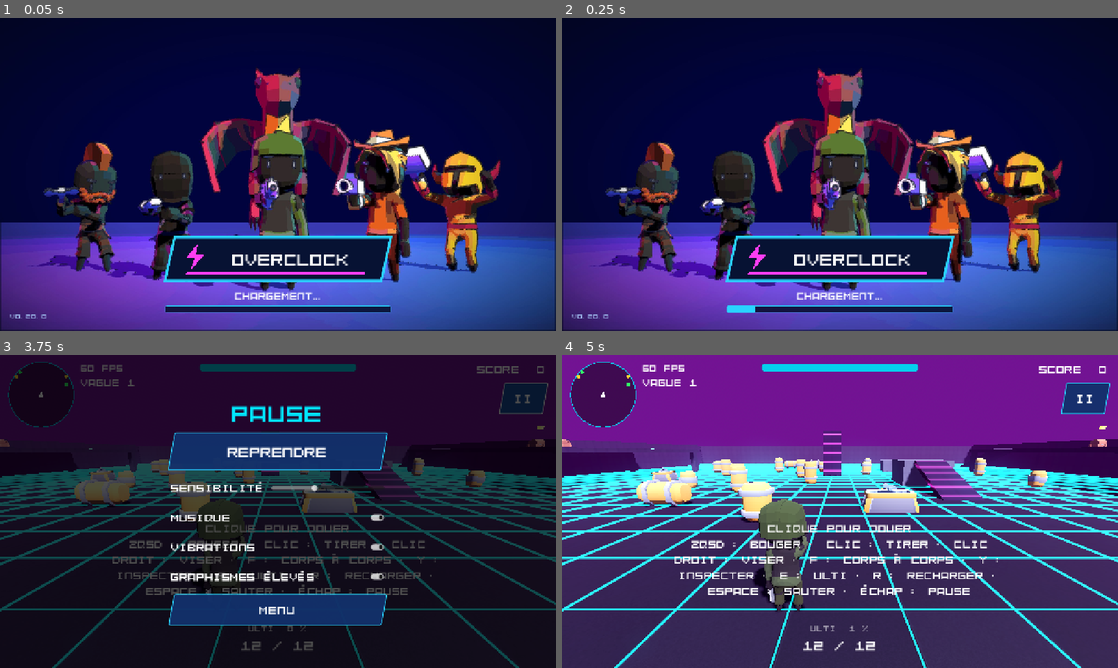
Above: before the commit, frames 1-4 (two rows, left to right).
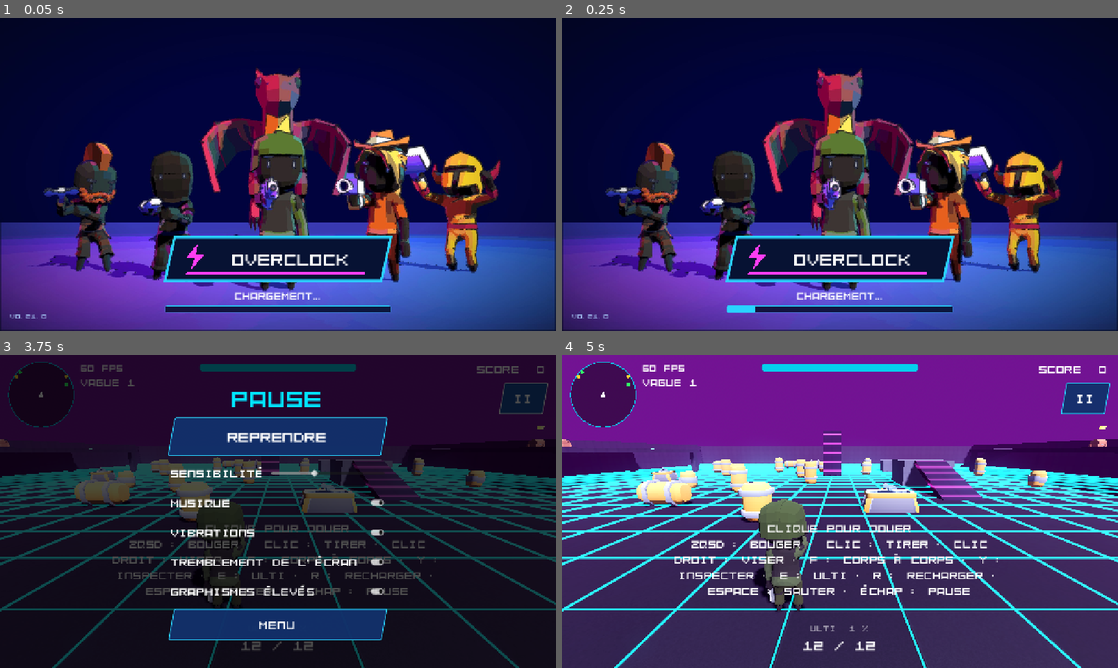
Above: after the commit, the same moments.

Repository: mariusortiz/overclock
Game: Godot game, scene res://scenes/loading.tscn
Two runs of this game, one before a commit and one after it. Both use one fixed random seed, a clock stepped at 60 frames per second and the inputs below.
Inputs (mouse positions are in pixels of both pictures, inside the frame that each line leads up to):
- Up to frame 1 (0.05 s): no input
- Up to frame 2 (0.25 s): no input
- Up to frame 3 (3.75 s): tap Enter at 0.5, 2 s; move the mouse to (400, 495) at 0.52 s; hold D (move_right) 0.53-1.25 s; tap F (melee) at 0.6, 2.1 s; click (400, 495) at 0.67 s; tap Space (jump) at 0.77, 1.25 s; drag from (166, 527) to (250, 574) at 1.27 s; move the mouse to (333, 442) at 2.02 s; hold D (move_right) 2.03-2.75 s; click "JOUER" at 2.75 s; click "II" at 3.5 s
- Up to frame 4 (5 s): click "REPRENDRE" at 4.25 s

The runs differ from the first frame. In frame 1, less than 0.1% of the frame differs, in the area x 5-7%, y 94-96%; in frame 2, less than 0.1%; in frame 3, 13%, in the area x 30-70%, y 11-92%; in frame 4, nothing differs.

Commit message:
Hit feedback: damage numbers, camera shake, slow motion at the end of a wave
Numbers pop up over enemies (yellow and larger on a headshot, orange for
burning). The view shakes when the player is hit or a rocket goes off, with
a setting to turn it off. The last enemy of a wave falls in slow motion.

Co-Authored-By: Claude Opus 5.5 <noreply@anthropic.com>
Claude-Session: https://claude.ai/code/session_01TMrhLU8C9hMQ3DU14F1G1z

Diff:
--- a/project.godot
+++ b/project.godot
@@ -6,7 +6,7 @@
 [application]
 
 config/name="Overclock"
-config/version="0.20.0"
+config/version="0.21.0"
 run/main_scene="res://scenes/loading.tscn"
 config/features=PackedStringArray("4.5", "Mobile")
 config/icon="res://icon.svg"
--- a/scripts/effects.gd
+++ b/scripts/effects.gd
@@ -1,5 +1,37 @@
 class_name Effects
 ## Small one-shot visual effects shared by several scripts.
+
+const FONT := preload("res://assets/ui/fonts/kenney_mini_square_mono.ttf")
+const DAMAGE_COLOR := Color(1, 1, 1)
+const HEADSHOT_COLOR := Color(1.0, 0.85, 0.2)
+const DAMAGE_OVER_TIME_COLOR := Color(1.0, 0.55, 0.2)
+
+
+## A number that pops up at `at`, drifts up and fades. It keeps the same size
+## on screen whatever its distance.
+static func damage_number(parent: Node, at: Vector3, amount: int, color: Color, big := false) -> void:
+	var label := Label3D.new()
+	label.text = str(amount)
+	label.font = FONT
+	label.font_size = 64 if big else 44
+	label.outline_size = 14
+	label.outline_modulate = Color(0, 0, 0, 0.85)
+	label.modulate = color
+	label.billboard = BaseMaterial3D.BILLBOARD_ENABLED
+	label.fixed_size = true
+	label.pixel_size = 0.0011
+	label.no_depth_test = true
+	label.render_priority = 10
+	label.outline_render_priority = 9
+	# A little sideways jitter so that quick hits do not stack on one spot.
+	label.position = at + Vector3(randf_range(-0.3, 0.3), 0.2, randf_range(-0.3, 0.3))
+	label.add_to_group("transient")
+	parent.add_child(label)
+	var tween := label.create_tween()
+	tween.tween_property(label, "position:y", label.position.y + 1.1, 0.7).set_ease(Tween.EASE_OUT).set_trans(Tween.TRANS_CUBIC)
+	tween.parallel().tween_property(label, "scale", Vector3.ONE * 1.35, 0.08).from(Vector3.ONE * 0.6)
+	tween.parallel().tween_property(label, "modulate:a", 0.0, 0.3).set_delay(0.4)
+	tween.tween_callback(label.queue_free)
 
 
 ## A burst of small colored cubes at `at`. With `rise`, they float upward
--- a/scripts/enemy.gd
+++ b/scripts/enemy.gd
@@ -72,6 +72,8 @@
 var _freeze_left := 0.0
 var _kill_style := &""
 var _kill_color := Color.WHITE
+## Set by the weapon just before a headshot lands, for the damage number.
+var _headshot_pending := false
 var _tween: Tween
 var _gravity: float = ProjectSettings.get_setting("physics/3d/default_gravity")
 
@@ -115,6 +117,11 @@
 	_kill_color = color
 
 
+## The next damage comes from a headshot (it is shown in another color).
+func mark_headshot() -> void:
+	_headshot_pending = true
+
+
 ## True when a shot landing at `point` (world space) hits the head.
 func is_head_hit(point: Vector3) -> bool:
 	var head_base := (model_hover + model_height * HEAD_START) * _base_scale.y
@@ -126,6 +133,11 @@
 		return
 	_health -= amount
 	health_changed.emit(maxi(_health, 0), max_health)
+	var color := Effects.HEADSHOT_COLOR if _headshot_pending else Effects.DAMAGE_COLOR
+	if _burn_tick_left == BURN_TICK:
+		color = Effects.DAMAGE_OVER_TIME_COLOR
+	Effects.damage_number(get_tree().current_scene, get_aim_position() + Vector3.UP * 0.6, amount, color, _headshot_pending)
+	_headshot_pending = false
 	if _health <= 0:
 		_die()
 	else:
--- a/scripts/main.gd
+++ b/scripts/main.gd
@@ -10,6 +10,9 @@
 const PERK_CHOICE_DELAY := 2.0
 const DEATH_SLOW_MOTION := 0.3
 const DEATH_TITLE_TIME := 3.0
+## The last enemy of a wave falls in slow motion, for this long (real time).
+const WAVE_END_SLOW_MOTION := 0.35
+const WAVE_END_SLOW_TIME := 0.7
 const VICTORY_TIME := 5.0
 ## Seconds into a wave before its weapon crate is dropped.
 const CRATE_DELAY := 8.0
@@ -239,6 +242,7 @@
 func _on_wave_cleared(number: int) -> void:
 	if player.health <= 0 or _won:
 		return
+	_slow_motion()
 	var bonus := WAVE_BONUS * number
 	_add_score(bonus)
 	player.heal(WAVE_HEAL)
@@ -288,6 +292,14 @@
 	_load_arena(_arena_index + 1)
 	hud.show_banner(_arena.display_name)
 	hud.fade_from_black()
+
+
+func _slow_motion() -> void:
+	Engine.time_scale = WAVE_END_SLOW_MOTION
+	await get_tree().create_timer(WAVE_END_SLOW_TIME, true, false, true).timeout
+	# Dying meanwhile starts its own slow motion: leave it alone.
+	if player.health > 0:
+		Engine.time_scale = 1.0
 
 
 ## XP this game is worth so far, if it ends without dying.
--- a/scripts/player.gd
+++ b/scripts/player.gd
@@ -9,6 +9,9 @@
 signal perks_changed
 
 const WALK_ANIMATION_SPEED := 1.8
+## Camera shake: how hard a hit shakes the view, and how fast it settles.
+const HIT_SHAKE := 0.12
+const SHAKE_DECAY := 3.5
 
 @export var max_health := 100
 @export var regen_per_second := 5.0
@@ -33,6 +36,7 @@
 var _effects := {}  # PowerUp.Type -> seconds left
 var _regen_buffer := 0.0
 var _action_animation_left := 0.0
+var _shake := 0.0
 var _gravity: float = ProjectSettings.get_setting("physics/3d/default_gravity")
 
 @onready var weapon: Weapon = $Weapon
@@ -109,6 +113,7 @@
 	health = maxi(health - amount, 0)
 	health_changed.emit(health, max_health)
 	damaged.emit()
+	shake(HIT_SHAKE)
 	if health == 0:
 		_die()
 
@@ -118,6 +123,12 @@
 		return
 	health = mini(health + amount, max_health)
 	health_changed.emit(health, max_health)
+
+
+## Shakes the view for a moment; `strength` is in meters of camera offset.
+func shake(strength: float) -> void:
+	if Settings.camera_shake:
+		_shake = maxf(_shake, strength)
 
 
 ## Rotates the view. `relative` is a screen-space drag in pixels.
@@ -138,6 +149,9 @@
 func _process(delta: float) -> void:
 	var target_fov := weapon.zoom_fov if Input.is_action_pressed("aim") and health > 0 else default_fov
 	_camera.fov = lerpf(_camera.fov, target_fov, minf(zoom_speed * delta, 1.0))
+	_shake = move_toward(_shake, 0.0, SHAKE_DECAY * _shake * delta + 0.02 * delta)
+	_camera.h_offset = randf_range(-_shake, _shake)
+	_camera.v_offset = randf_range(-_shake, _shake)
 
 
 func _on_melee_swung() -> void:
--- a/scripts/settings.gd
+++ b/scripts/settings.gd
@@ -9,12 +9,14 @@
 var sensitivity := 1.0
 var music_enabled := true
 var vibration_enabled := true
+## The view shakes when the player is hit or a rocket goes off.
+var camera_shake := true
 ## Off: no shadows, no glow and a lower 3D resolution, for slower phones.
 var high_quality := true
 
 
 func _ready() -> void:
-	for property: StringName in [&"sensitivity", &"music_enabled", &"vibration_enabled", &"high_quality"]:
+	for property: StringName in [&"sensitivity", &"music_enabled", &"vibration_enabled", &"camera_shake", &"high_quality"]:
 		set(property, SaveData.load_setting(property, get(property)))
 	_apply()
 
--- a/scripts/settings_controls.gd
+++ b/scripts/settings_controls.gd
@@ -28,6 +28,7 @@
 
 	_add_toggle("Musique", &"music_enabled")
 	_add_toggle("Vibrations", &"vibration_enabled")
+	_add_toggle("Tremblement de l'écran", &"camera_shake")
 	_add_toggle("Graphismes élevés", &"high_quality")
 
 
--- a/scripts/weapon.gd
+++ b/scripts/weapon.gd
@@ -10,6 +10,8 @@
 ## A gun was taken in hand (the player's own, or one found in a crate).
 signal equipped(weapon_name: String)
 
+## Camera shake when one of the player's rockets goes off.
+const ROCKET_SHAKE := 0.18
 const TRACER_COLOR := Color(0, 0.9, 1)
 const FLASH_TIME := 0.04
 const HEADSHOT_MULTIPLIER := 2
@@ -219,6 +221,9 @@
 
 func _on_rocket_exploded(at: Vector3) -> void:
 	var blast := _spawn_fx(_explosion_mesh, at, 0.25)
+	var shooter := get_parent() as Player
+	if shooter:
+		shooter.shake(ROCKET_SHAKE)
 	blast.scale = Vector3.ONE * (blast_radius / Perk.EXPLOSION_RADIUS)
 	var hit_any := false
 	for target: Node3D in get_tree().get_nodes_in_group("targets"):
@@ -250,6 +255,8 @@
 ## perks. Returns true for a headshot.
 func _apply_hit(enemy: Node3D, point: Vector3) -> bool:
 	var headshot: bool = enemy.has_method("is_head_hit") and enemy.is_head_hit(point)
+	if headshot:
+		enemy.mark_headshot()
 	_damage_with_elements(enemy, HEADSHOT_MULTIPLIER if headshot else 1)
 	if _level(Perk.Type.LIGHTNING) > 0:
 		_chain_lightning(enemy)
